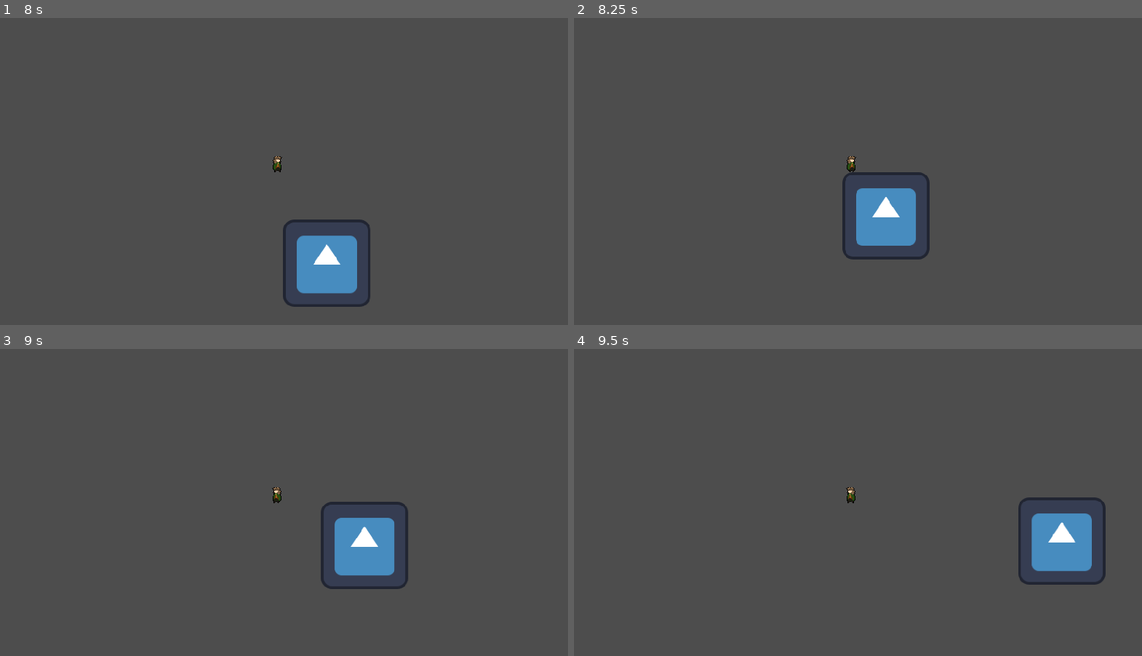
Above: before the commit, frames 1-4 (two rows, left to right).
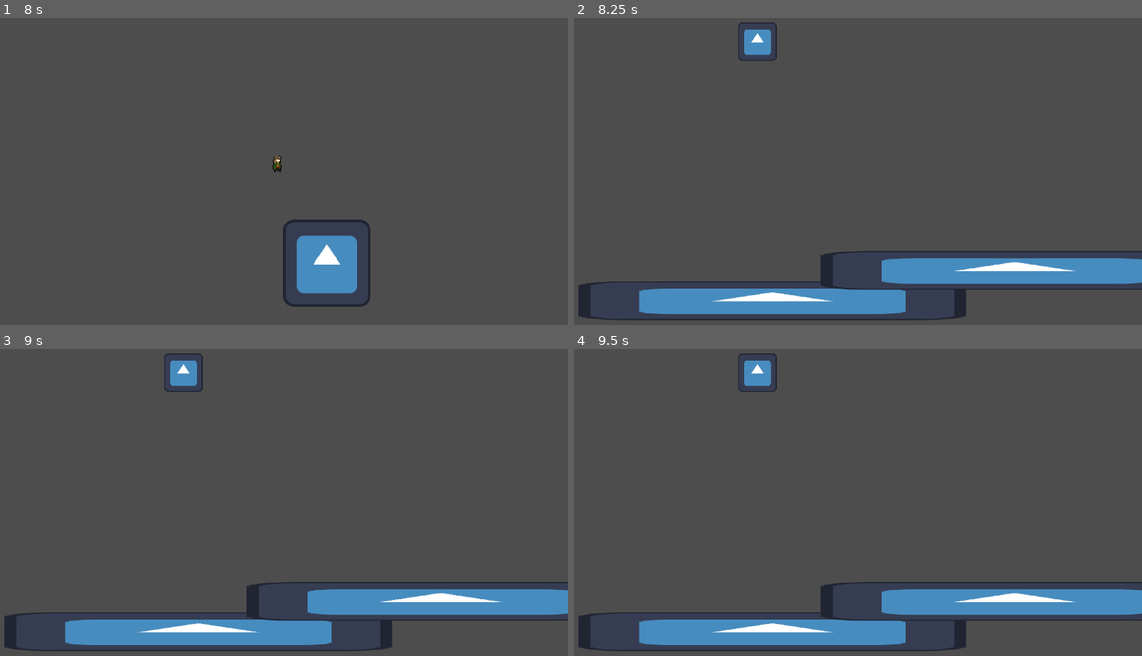
Above: after the commit, the same moments.

Repository: lunarScavenger/companionship-of-the-halo-2d
Game: Godot game, scene res://world/flight-to-the-ford.tscn
Same seed, same stepped clock (60 frames per second), same inputs: the game is played once before the commit and once after it. The engine's default icon, where the game draws it, is replaced by a stand-in: a white triangle on a blue panel in a dark square.
Inputs:
- Up to frame 1 (8 s): tap Enter at 0.5, 2, 3.5 s; hold D (right) 0.53-1.28 s; tap Space at 1.25, 2.75, 4.25 s; hold S (down) 1.28-2.03 s; hold D (right) 2.03-2.78 s; hold W (up) 2.78-3.53 s; hold A (left) 3.53-5.03 s; hold S (down) 5.03-5.78 s; hold D (right) 5.78-6.53 s; hold W (up) 6.53-7.28 s; hold D (right) from 7.28 s (still down)
- Up to frame 2 (8.25 s): release D (right) at 8.03 s; hold S (down) from 8.03 s (still down)
- Up to frame 3 (9 s): release S (down) at 8.78 s; hold A (left) from 8.78 s (still down)
- Up to frame 4 (9.5 s): keep holding A (left)

Frame 1 is identical in both runs. In frame 2, 12% of the frame differs, in the area x 0-100%, y 1-99%; in frame 3, 12%; in frame 4, 12%.

Commit message:
Added death functionality Added temporary death functionality; Player is queue_free()'d upon entering Ringwraith hitbox

Diff:
--- a/characters/player/player.gd
+++ b/characters/player/player.gd
@@ -1,9 +1,13 @@
 extends CharacterBody2D
+
+signal death
 
 @export var speed = 400.0
 
 @onready var _animation_player = $AnimationPlayer
 var direction = "Right" # default to facing right
+var health = 100
+var alive = true
 
 # get input
 func get_input():
@@ -28,7 +32,23 @@
 	else:
 		_animation_player.stop() # moving up/down / not moving
 
-#
+
 func _physics_process(delta):
 	get_input()
 	move_and_slide()
+
+	# player death
+	if health <= 0:
+		alive = false
+		health = 0
+		print("player died")
+		self.queue_free()
+
+
+func _on_hitbox_body_entered(body):
+	if body.has_method("enemy"):
+		health = 0
+		death.emit()
+
+func player():
+	pass # # literally just to check off as a player
--- a/characters/player/player.tscn
+++ b/characters/player/player.tscn
@@ -44,6 +44,9 @@
 "walk": SubResource("Animation_udt0u")
 }
 
+[sub_resource type="CircleShape2D" id="CircleShape2D_42epw"]
+radius = 17.72
+
 [node name="Player" type="CharacterBody2D"]
 script = ExtResource("1_uinkb")
 
@@ -64,3 +67,11 @@
 
 [node name="Camera2D" type="Camera2D" parent="."]
 zoom = Vector2(2.25, 2.25)
+
+[node name="Hitbox" type="Area2D" parent="."]
+
+[node name="CollisionShape2D" type="CollisionShape2D" parent="Hitbox"]
+position = Vector2(0, 4)
+shape = SubResource("CircleShape2D_42epw")
+
+[connection signal="body_entered" from="Hitbox" to="." method="_on_hitbox_body_entered"]
--- a/characters/ringwraith/ringwraith.gd
+++ b/characters/ringwraith/ringwraith.gd
@@ -3,6 +3,20 @@
 @export var player := CharacterBody2D
 
 var speed = 350
+var chasing = true
 
 func _physics_process(delta):
-	position += (player.position - position) / speed
+	# follow player
+	if chasing:
+		position += (player.position - position) / speed
+
+
+func _on_detection_zone_body_entered(body):
+	pass
+
+func enemy():
+	pass # literally just to check off as an enemy
+
+
+func _on_player_death():
+	chasing = false # stop chasing when the player dies
--- a/characters/ringwraith/ringwraith.tscn
+++ b/characters/ringwraith/ringwraith.tscn
@@ -25,3 +25,5 @@
 [node name="CollisionShape2D" type="CollisionShape2D" parent="."]
 position = Vector2(0.5, -0.5)
 shape = SubResource("RectangleShape2D_03bun")
+
+[connection signal="body_entered" from="DetectionZone" to="." method="_on_detection_zone_body_entered"]
--- a/world/flight-to-the-ford.tscn
+++ b/world/flight-to-the-ford.tscn
@@ -58,3 +58,5 @@
 [node name="Ringwraith" parent="." node_paths=PackedStringArray("player") instance=ExtResource("3_gd61q")]
 position = Vector2(1743, 249)
 player = NodePath("../Player")
+
+[connection signal="death" from="Player" to="Ringwraith" method="_on_player_death"]
Not shown: 1 places in characters/player/player.tscn that only renumber resources
